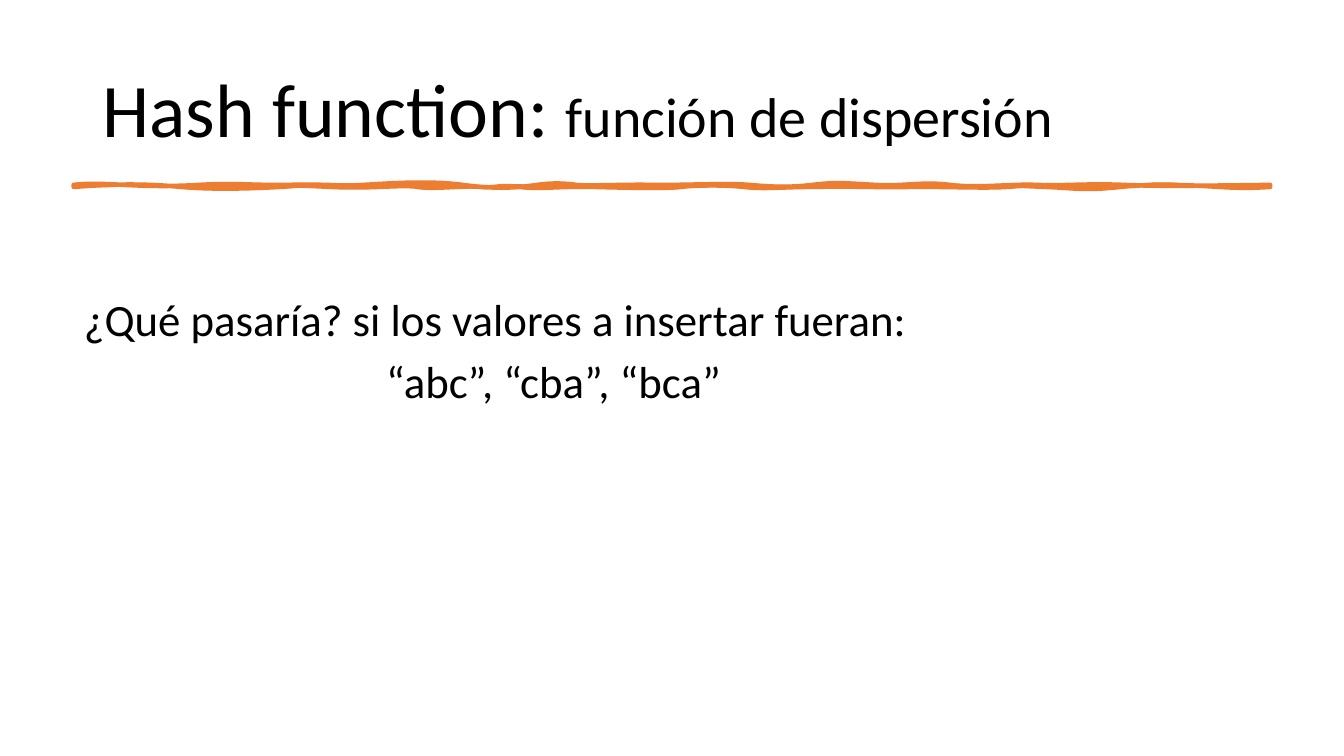
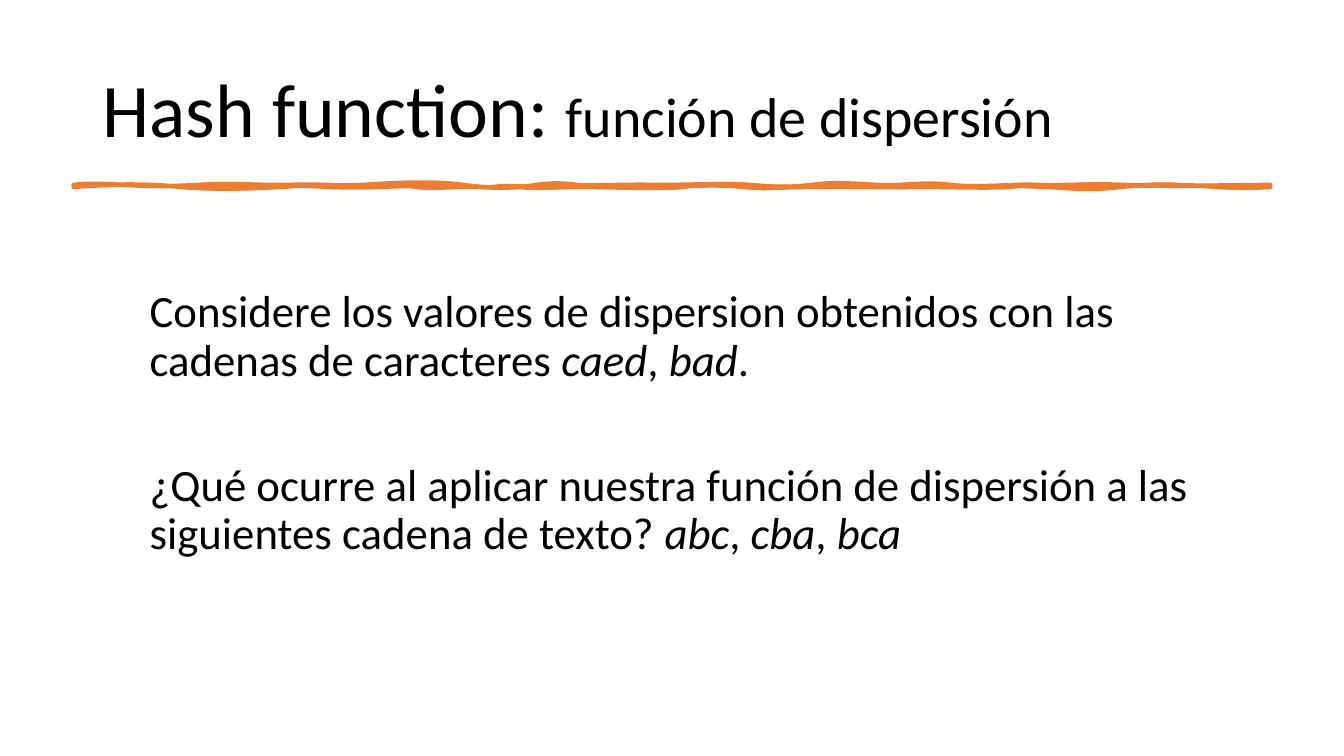
Before and after one commit to ppa-docencia-u/usm-ejemplos-estdatos, a slide deck: slide 117 of presentacion/Estructuras de datos-1.pptx (slide 116 before the commit). Drawn at 1344x756 pixels with LibreOffice and Linux fonts; fonts in the diff are those of the drawing. Boxes give left, top, right and bottom in pixels: in the first picture for what was removed or moved away, otherwise in the second. Text is boxed around its words. In the diff, an @@ line names an element or a change of style, - is before the commit and + after.

```diff
--- a/presentacion/Estructuras de datos-1.pptx
+++ b/presentacion/Estructuras de datos-1.pptx
@@ text at box(150, 296, 1187, 557): text changed @@
-¿Qué pasaría? si los valores a insertar fueran:
-“abc”, “cba”, “bca”
+Considere los valores de dispersion obtenidos con las cadenas de caracteres caed, bad.
+¿Qué ocurre al aplicar nuestra función de dispersión a las siguientes cadena de texto? abc, cba, bca
```
Also in this commit, not shown: 8 other slides changed, 3 slides added.
